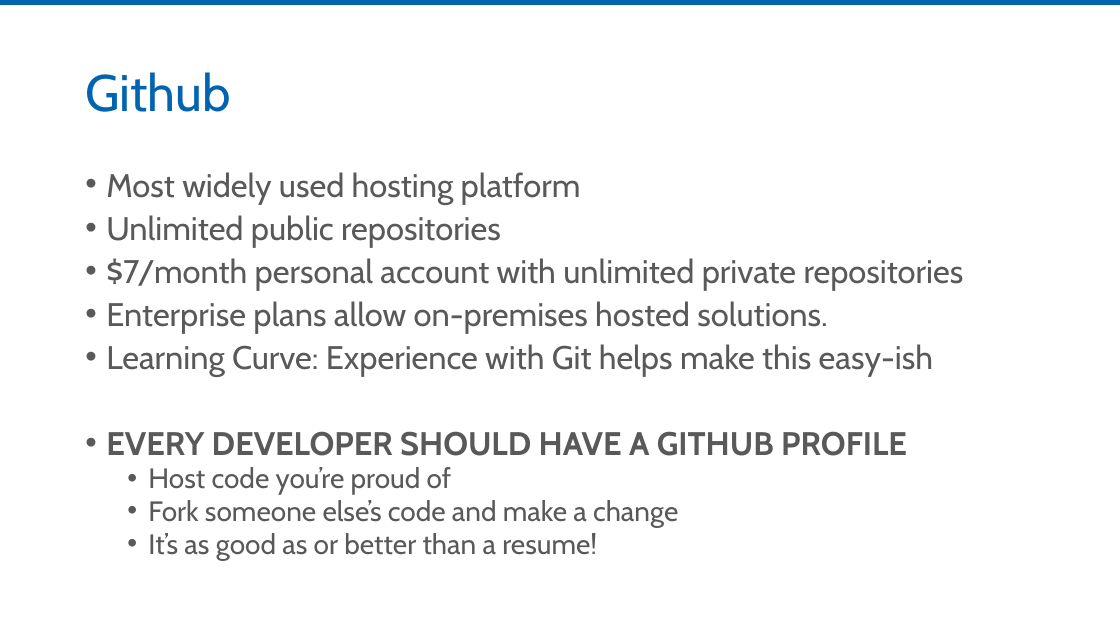
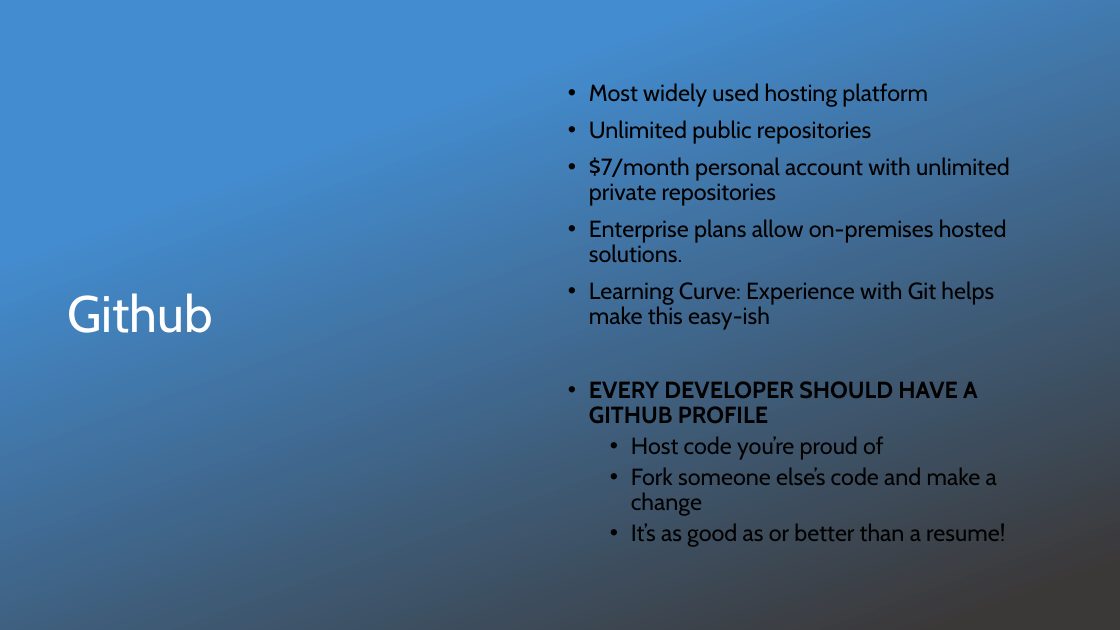
Before and after one commit to jmreynolds/Git-For-Normal-Developers, a slide deck: slide 24 of Slides/Git for the Normal Developer.pptx (slide 19 before the commit). Drawn at 1120x630 pixels with LibreOffice and Linux fonts; fonts in the diff are those of the drawing; background and template pictures are left out. Boxes give left, top, right and bottom in pixels: in the first picture for what was removed or moved away, otherwise in the second. Text is boxed around its words. In the diff, an @@ line names an element or a change of style, - is before the commit and + after.

```diff
--- a/Slides/Git for the Normal Developer.pptx
+++ b/Slides/Git for the Normal Developer.pptx
@@ rectangle added at (0,0,1120,630), fill gradient #438CCF to #3B3838 @@
@@ text "Most widely used hosting platform": place and size @@
-text "Most widely used hosting platform" at (106,172,964,560)
+text "Most widely used hosting platform" at (589,83,1010,547)
@@ text "Most widely used hosting platform" at (589,83,1010,547): size 28 to 20 pt in "Most widely used hosting platform", "Unlimited public repositories", "$7/month personal account with unlimited private repositorie ...", "Enterprise plans allow on-premises hosted solutions." and 2 more places; text colour #595959 to #000000; size 24 to 20 pt in "Host code you’re proud of", "Fork someone else’s code and make a ...", "It’s as good as or better than ..."; line spacing 0.8 to 0.9; vertical alignment top to middle @@
@@ title "Github": place and size @@
-title "Github" at (85,72,231,112)
+title "Github" at (67,293,213,333)
@@ title "Github" at (67,293,213,333): text colour #0064B1 to #FFFFFF @@
```
Also in this commit, not shown: 5 other slides changed, 5 slides added, 3 other files.
